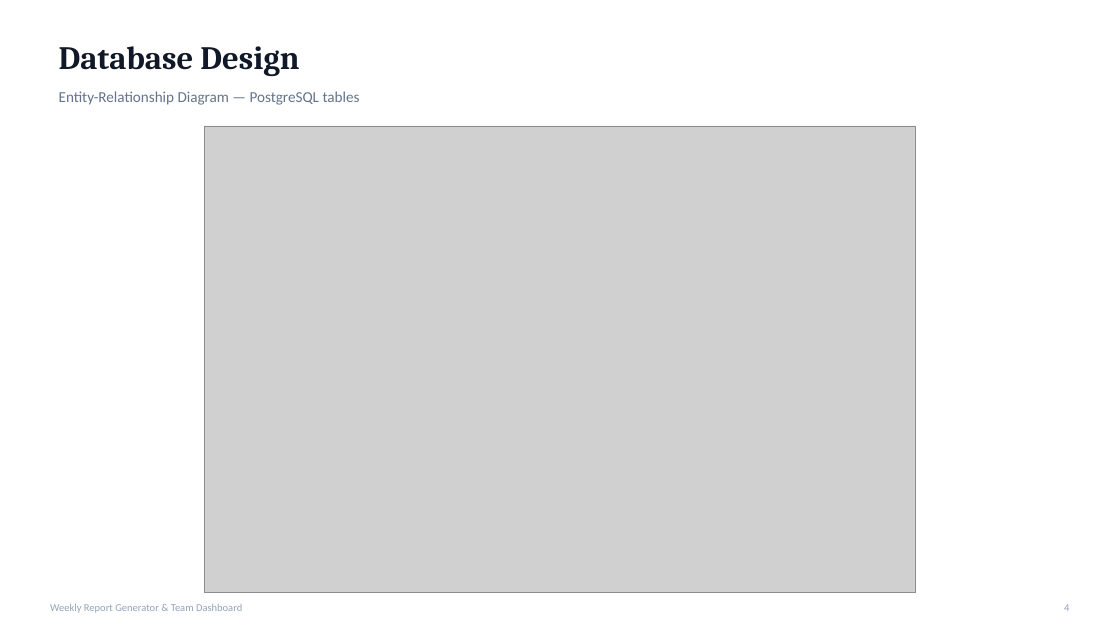
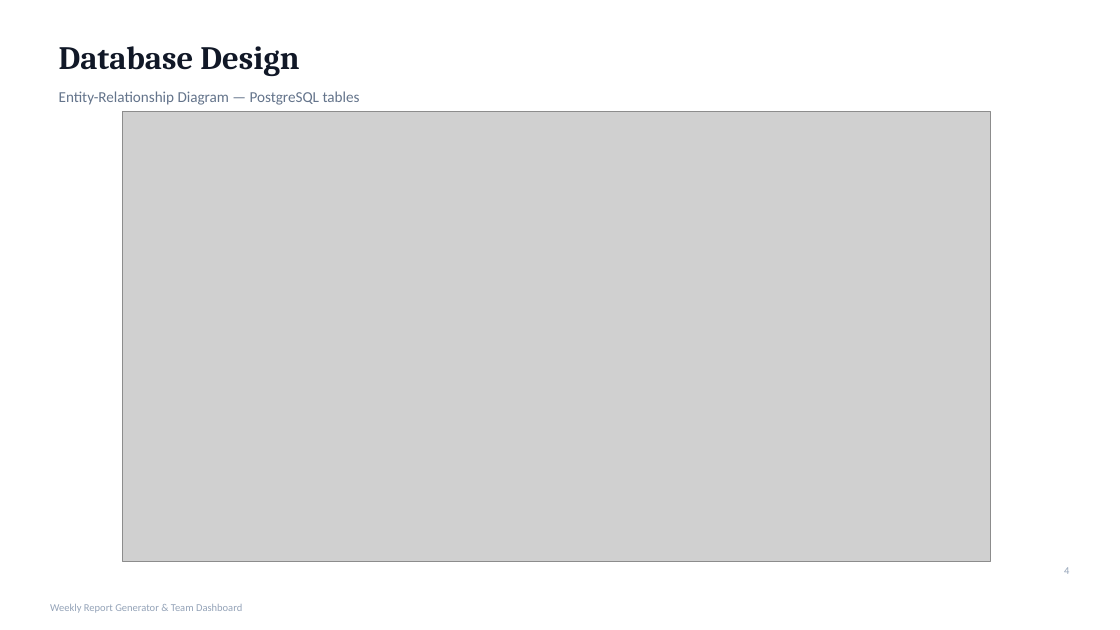
Before and after one commit to YasinthaWanasundara/weekly-report-system, a slide deck: slide 4 of Weekly_Report_Dashboard_Presentation.pptx. Drawn at 1120x630 pixels with LibreOffice and Linux fonts; fonts in the diff are those of the drawing; grey boxes stand for pictures. Boxes give left, top, right and bottom in pixels: in the first picture for what was removed or moved away, otherwise in the second. Text is boxed around its words. In the diff, an @@ line names an element or a change of style, - is before the commit and + after.

```diff
--- a/Weekly_Report_Dashboard_Presentation.pptx
+++ b/Weekly_Report_Dashboard_Presentation.pptx
@@ picture: place and size @@
-picture at <box>204,126,916,592</box>
+picture at <box>123,111,991,561</box>
@@ text "4": place and size @@
-text "4" at <box>1064,604,1069,611</box>
+text "4" at <box>1064,567,1069,574</box>
```
Also in this commit, not shown: 8 other slides changed, 1 slide removed, 2 other files.
